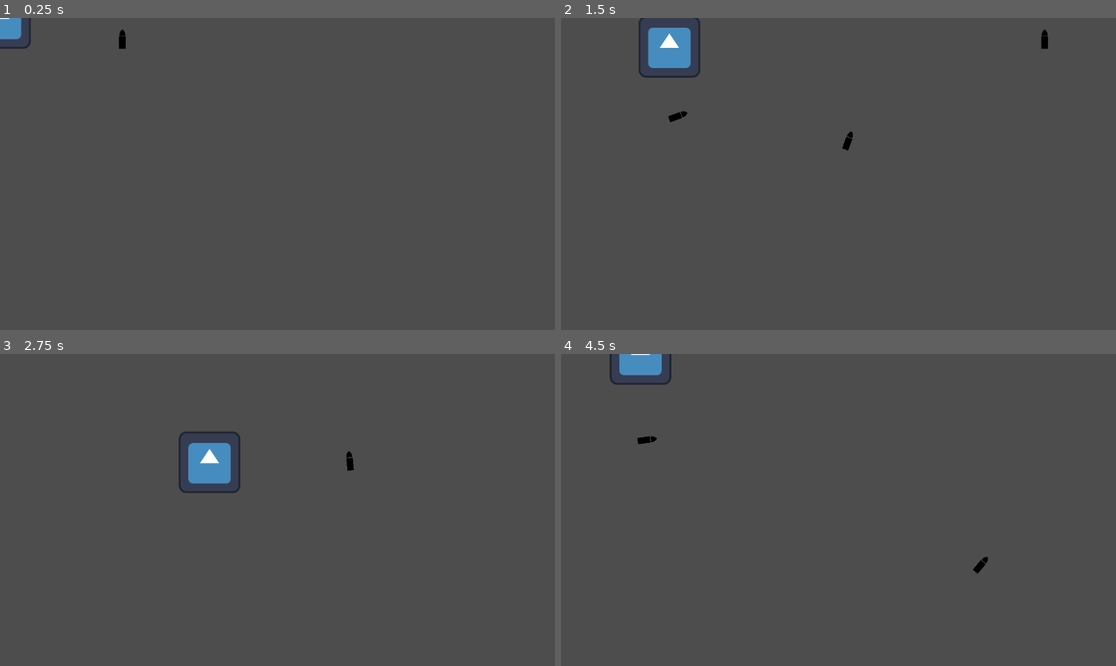
Above: before the commit, frames 1-4 (two rows, left to right).
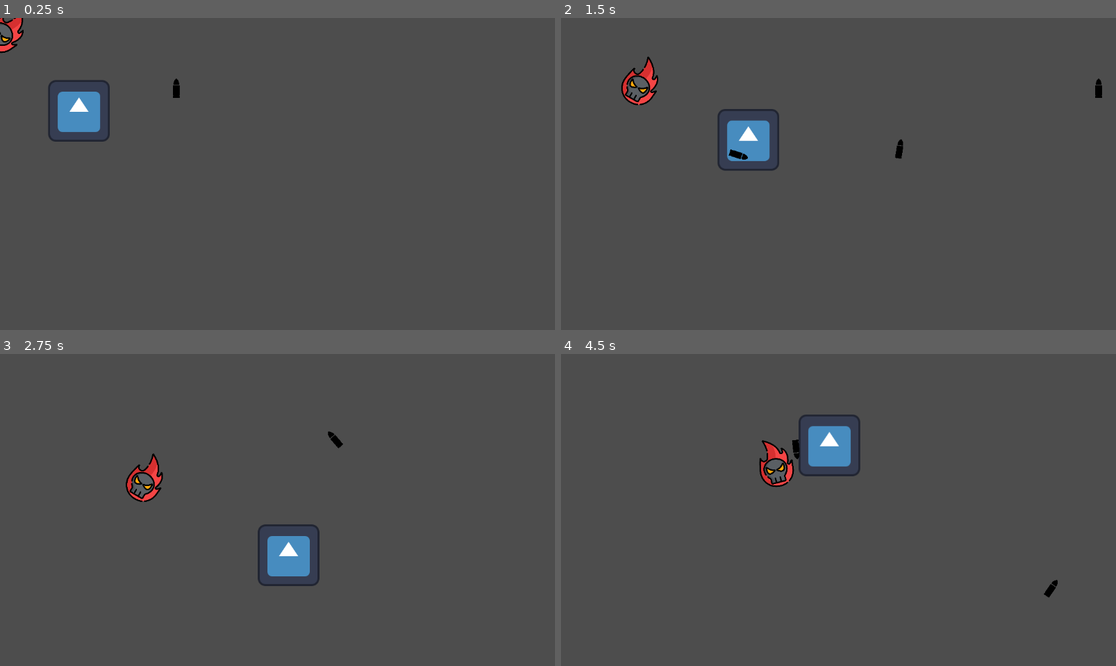
Above: after the commit, the same moments.

Repository: leonvanbokhorst/boolut-hell
Game: Godot game, scene res://scenes/main.tscn
The game is run twice, just before and just after one commit, with the same random seed, the same clock (stepped at 60 frames per second) and the same inputs. The engine's default icon, where the game draws it, is replaced by a stand-in: a white triangle on a blue panel in a dark square.
Inputs (mouse positions are in pixels of both pictures, inside the frame that each line leads up to):
- Up to frame 1 (0.25 s): no input
- Up to frame 2 (1.5 s): move the mouse to (960, 158) at 0.52 s; hold D (move_right) 0.53-1.28 s; tap M (shoot) at 0.6, 1.35 s; move the mouse to (727, 189) at 1.27 s; hold S (move_down) from 1.28 s (still down)
- Up to frame 3 (2.75 s): move the mouse to (333, 441) at 2.02 s; release S (move_down) at 2.03 s; hold D (move_right) from 2.03 s (still down); tap M (shoot) at 2.1 s
- Up to frame 4 (4.5 s): move the mouse to (810, 572) at 2.77 s; release D (move_right) at 2.78 s; hold W (move_up) 2.78-3.53 s; tap M (shoot) at 2.85, 3.6, 4.35 s; move the mouse to (1005, 556) at 3.52 s; hold A (move_left) from 3.53 s (still down); move the mouse to (672, 463) at 4.27 s

The runs differ from the first frame. In frame 1, 1.8% of the frame differs, in the area x 0-33%, y 0-40%; in frame 2, 3.3%, in the area x 10-98%, y 0-49%; in frame 3, 3.2%; in frame 4, 2.7%.

Commit message:
Update player and enemy interactions; adjust bullet behavior and scene structure. Added enemy node and script, modified bullet position and collision handling, and refined player movement input settings.

Diff:
--- a/project.godot
+++ b/project.godot
@@ -19,7 +19,7 @@
 
 move_left={
 "deadzone": 0.2,
-"events": [Object(InputEventKey,"resource_local_to_scene":false,"resource_name":"","device":-1,"window_id":0,"alt_pressed":false,"shift_pressed":false,"ctrl_pressed":false,"meta_pressed":false,"pressed":false,"keycode":0,"physical_keycode":65,"key_label":0,"unicode":97,"location":0,"echo":false,"script":null)
+"events": [Object(InputEventKey,"resource_local_to_scene":false,"resource_name":"","device":0,"window_id":0,"alt_pressed":false,"shift_pressed":false,"ctrl_pressed":false,"meta_pressed":false,"pressed":false,"keycode":0,"physical_keycode":65,"key_label":0,"unicode":0,"location":0,"echo":false,"script":null)
 ]
 }
 move_right={
--- a/scenes/bullet.tscn
+++ b/scenes/bullet.tscn
@@ -10,12 +10,14 @@
 script = ExtResource("1_y25gk")
 
 [node name="Sprite2D" type="Sprite2D" parent="."]
-position = Vector2(104, 44.000004)
+position = Vector2(7.6293945e-06, -0.9999962)
 scale = Vector2(0.05, 0.05)
 texture = ExtResource("2_l5glv")
 
 [node name="CollisionShape2D" type="CollisionShape2D" parent="."]
-position = Vector2(104, 44)
+position = Vector2(-1, 0)
 shape = SubResource("CircleShape2D_tuyoq")
 
 [node name="VisibleOnScreenNotifier2D" type="VisibleOnScreenNotifier2D" parent="."]
+
+[connection signal="body_entered" from="." to="." method="_on_body_entered"]
--- /dev/null
+++ b/scenes/enemy.tscn
@@ -0,0 +1,18 @@
+[gd_scene load_steps=3 format=3 uid="uid://c30b1opd4eau8"]
+
+[ext_resource type="Texture2D" uid="uid://c4lp4f07k8uff" path="res://images/enemy.png" id="1_7p1mj"]
+
+[sub_resource type="CircleShape2D" id="CircleShape2D_md0e3"]
+radius = 40.0
+
+[node name="Enemy" type="CharacterBody2D"]
+position = Vector2(-4, -7)
+
+[node name="Sprite2D" type="Sprite2D" parent="."]
+position = Vector2(1, 7)
+scale = Vector2(0.2, 0.2)
+texture = ExtResource("1_7p1mj")
+
+[node name="CollisionShape2D" type="CollisionShape2D" parent="."]
+position = Vector2(6, 22)
+shape = SubResource("CircleShape2D_md0e3")
--- a/scenes/main.tscn
+++ b/scenes/main.tscn
@@ -1,11 +1,20 @@
-[gd_scene load_steps=3 format=3 uid="uid://vgfscvh77ovy"]
+[gd_scene load_steps=5 format=3 uid="uid://vgfscvh77ovy"]
 
 [ext_resource type="PackedScene" uid="uid://cc32as5q2ia0r" path="res://scenes/player.tscn" id="1_0wfyh"]
 [ext_resource type="PackedScene" uid="uid://fvlkmmum01o" path="res://scenes/bullet.tscn" id="2_sugp2"]
+[ext_resource type="PackedScene" uid="uid://c30b1opd4eau8" path="res://scenes/enemy.tscn" id="3_tbgi4"]
+[ext_resource type="Script" uid="uid://dq0r2pswfwc1i" path="res://scripts/Enemy.gd" id="4_tefeu"]
 
 [node name="Main" type="Node2D"]
 
-[node name="Player" parent="." instance=ExtResource("1_0wfyh")]
+[node name="Enemy" parent="." instance=ExtResource("3_tbgi4")]
+script = ExtResource("4_tefeu")
+
+[node name="Player" parent="." groups=["player"] instance=ExtResource("1_0wfyh")]
+position = Vector2(164, 193)
 bullet_scene = ExtResource("2_sugp2")
 
 [node name="Bullet" parent="." instance=ExtResource("2_sugp2")]
+position = Vector2(216, 147)
+
+[connection signal="body_entered" from="Bullet" to="Bullet" method="_on_body_entered"]
--- a/scripts/Bullet.gd
+++ b/scripts/Bullet.gd
@@ -4,22 +4,24 @@
 var direction = Vector2.RIGHT
 
 func _ready():
-	# If the sprite is pointing UP by default (which is common), we might need to rotate.
-	# But assuming the bullet points RIGHT by default.
+	# print("Bullet spawned!") # Clean up logs
 	pass
 
 func _physics_process(delta):
 	position += direction * speed * delta
 
 func _on_body_entered(body):
+	# print("Bullet hit something: ", body.name)
+
 	if body.name == "Player":
-		return # Don't hit the player (yet)
+		return # Don't hit the player
 
 	if body.has_method("take_damage"):
+		# print("Bullet: Hitting enemy!")
 		body.take_damage()
 		queue_free()
 	else:
-		# Hit a wall or something else
+		# print("Bullet: Hit wall/obstacle, destroying self")
 		queue_free()
 
 func _on_visible_on_screen_notifier_2d_screen_exited():
--- a/scripts/Enemy.gd
+++ b/scripts/Enemy.gd
@@ -4,20 +4,15 @@
 var player = null
 
 func _ready():
-	# Find the player in the scene tree so we can chase them!
-	# This assumes the player node is named "Player"
 	player = get_tree().get_first_node_in_group("player")
 
 func _physics_process(_delta):
 	if player:
-		# Calculate direction to player
 		var direction = (player.global_position - global_position).normalized()
 		velocity = direction * speed
 		move_and_slide()
-
-		# Rotate to face player
 		rotation = direction.angle()
 
 func take_damage():
-	# Die instantly for now. Later we can add health.
+	# print("Enemy: Ouch! I am slain!")
 	queue_free()
Binary file added: images/enemy.png
Not shown, added: images/enemy.png.import
Not shown, added: scripts/Enemy.gd.uid
